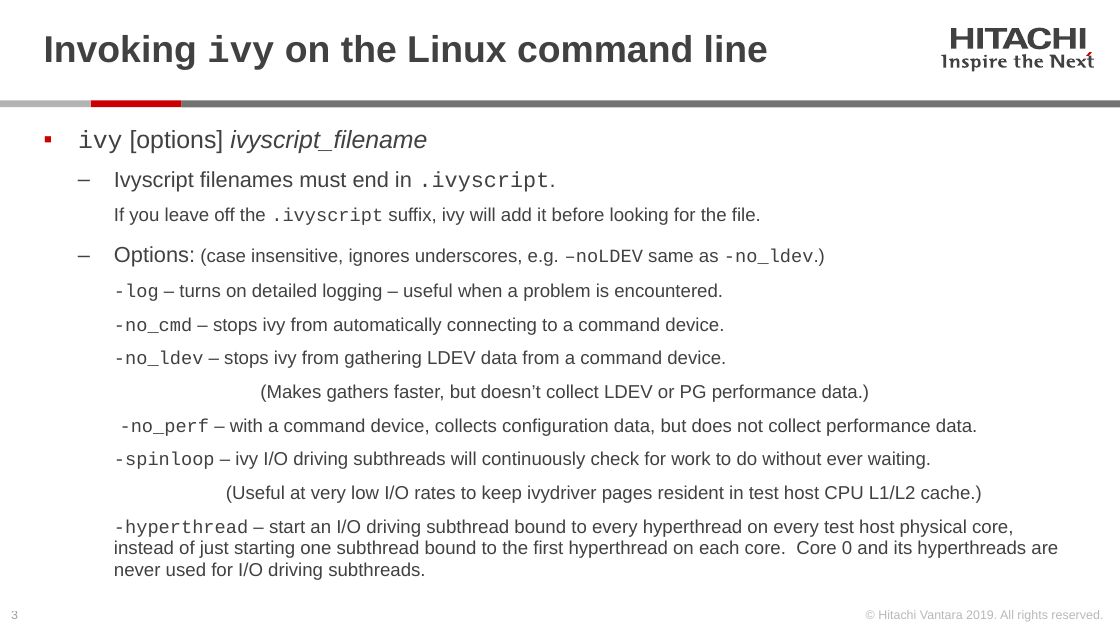
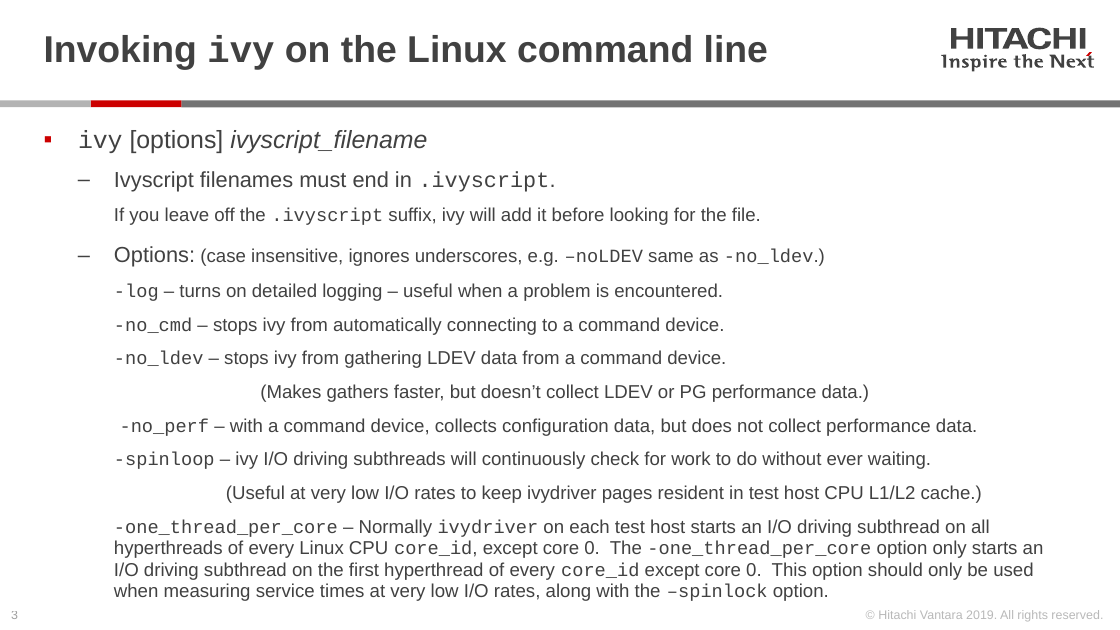
Before and after one commit to Hitachi-Data-Systems/ivy, a slide deck: slide 3 of doc/Programming the ivy engine.pptx. Drawn at 1120x630 pixels with LibreOffice and Linux fonts; fonts in the diff are those of the drawing. Boxes give left, top, right and bottom in pixels: in the first picture for what was removed or moved away, otherwise in the second. Text is boxed around its words. In the diff, an @@ line names an element or a change of style, - is before the commit and + after.

Commit message:
version 3.20.00
- changed VolumeCoverageFractionStart to RangeStart, etc.
- added dedupe_method workload parameter.  Supports "serpentine" and "target_spread" with stub for future "constant_ratio"
- Fixed test host CPU % busy, which previously was dividing the CPU busy by the number of measurement subintervals
- Added "active" core count and % busy.  These are the cores (actually hyperthreads) that are driving I/O.
- Removed -hyperthread command line option, which is now the default, and added -one_thread_per_core.

```diff
--- a/doc/Programming the ivy engine.pptx
+++ b/doc/Programming the ivy engine.pptx
@@ text at (x1=114, y1=519, x2=1044, y2=601): text changed @@
-    -hyperthread – start an I/O driving subthread bound to every hyperthread on every test host physical core, instead of just starting one subthread bound to the first hyperthread on each core. Core 0 and its hyperthreads are never used for I/O driving subthreads.
+    -one_thread_per_core – Normally ivydriver on each test host starts an I/O driving subthread on all hyperthreads of every Linux CPU core_id, except core 0. The -one_thread_per_core option only starts an I/O driving subthread on the first hyperthread of every core_id except core 0. This option should only be used when measuring service times at very low I/O rates, along with the –spinlock option.
```
Also in this commit, not shown: 27 other slides changed, 2 slides added, 24 other files.
